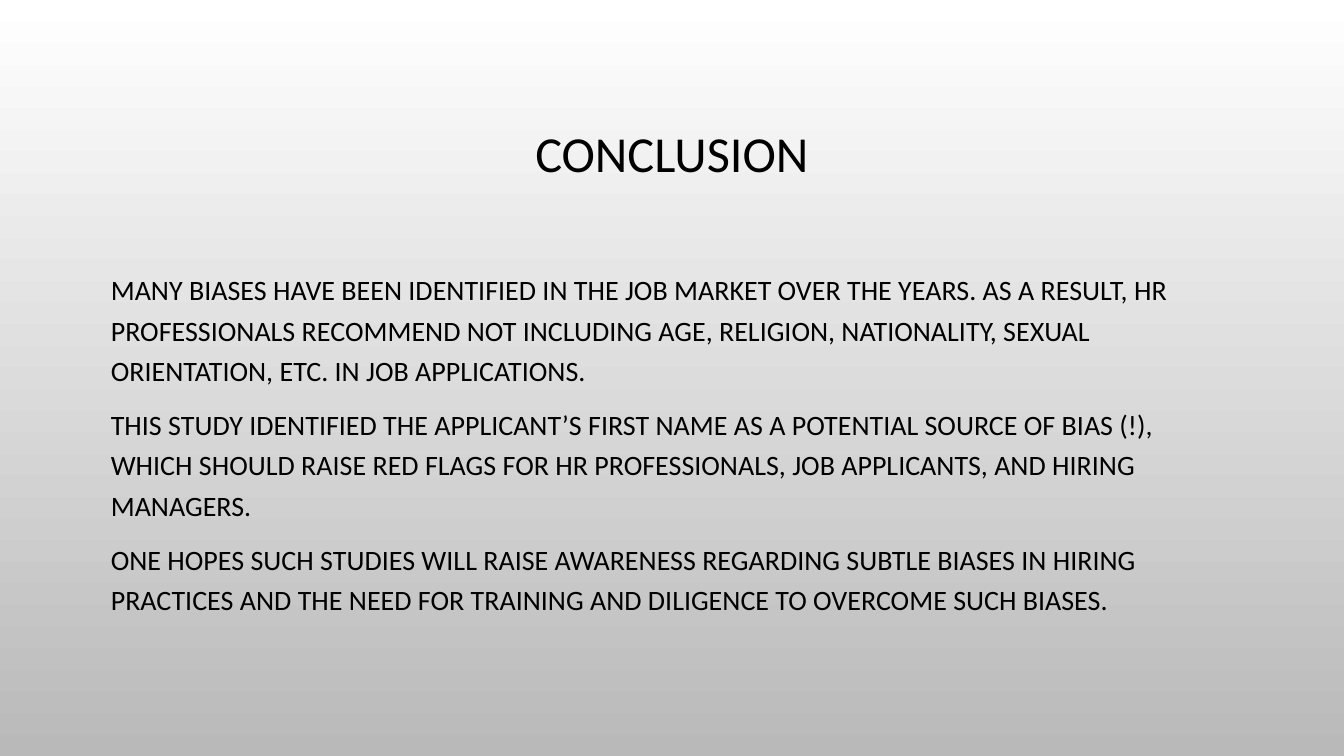
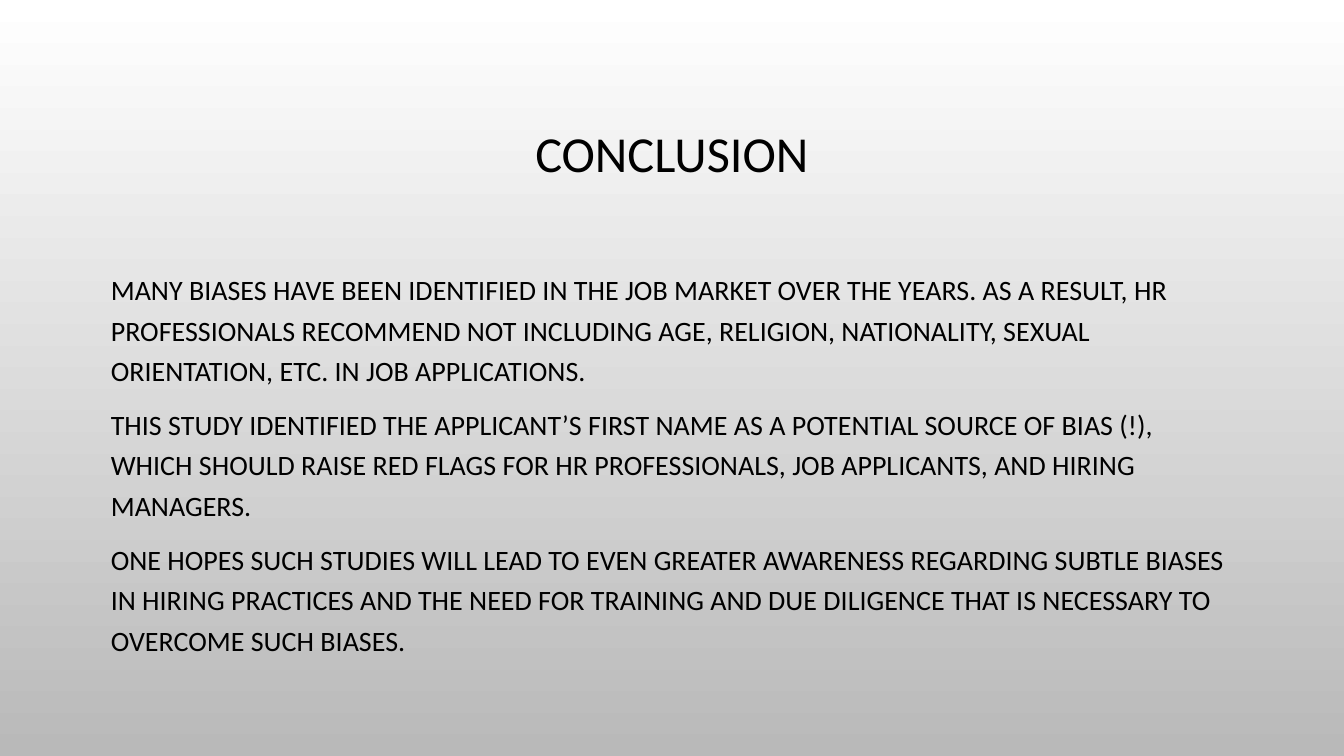
Before and after one commit to himalayahall/CUNY-DATA606, a slide deck: slide 17 of Project/Hakim-Project.pptx. Drawn at 1344x756 pixels with LibreOffice and Linux fonts; fonts in the diff are those of the drawing; background and template pictures are left out. Boxes give left, top, right and bottom in pixels: in the first picture for what was removed or moved away, otherwise in the second. Text is boxed around its words. In the diff, an @@ line names an element or a change of style, - is before the commit and + after.

```diff
--- a/Project/Hakim-Project.pptx
+++ b/Project/Hakim-Project.pptx
@@ text at <box>111,552,1224,651</box>: text changed @@
-ONE HOPES SUCH STUDIES WILL RAISE AWARENESS REGARDING SUBTLE BIASES IN HIRING PRACTICES AND THE NEED FOR TRAINING AND DILIGENCE TO OVERCOME SUCH BIASES.
+ONE HOPES SUCH STUDIES WILL LEAD TO EVEN GREATER AWARENESS REGARDING SUBTLE BIASES IN HIRING PRACTICES AND THE NEED FOR TRAINING AND DUE DILIGENCE THAT IS NECESSARY TO OVERCOME SUCH BIASES.
```
Also in this commit, not shown: 1 other slide changed, 1 other file.
